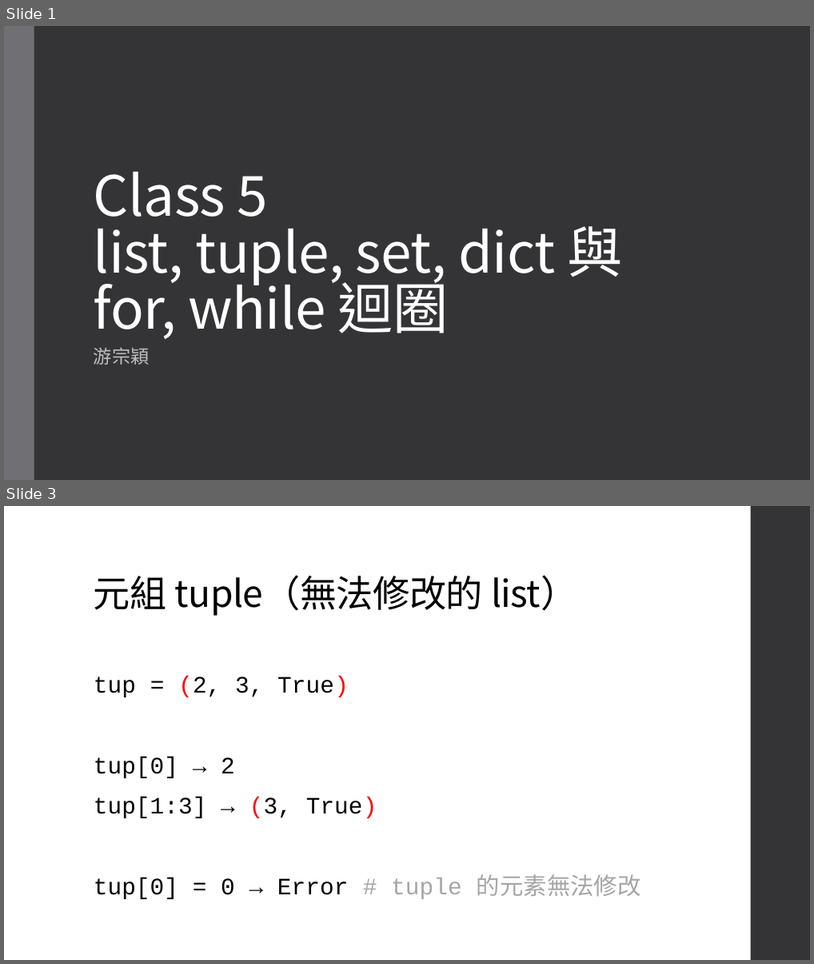
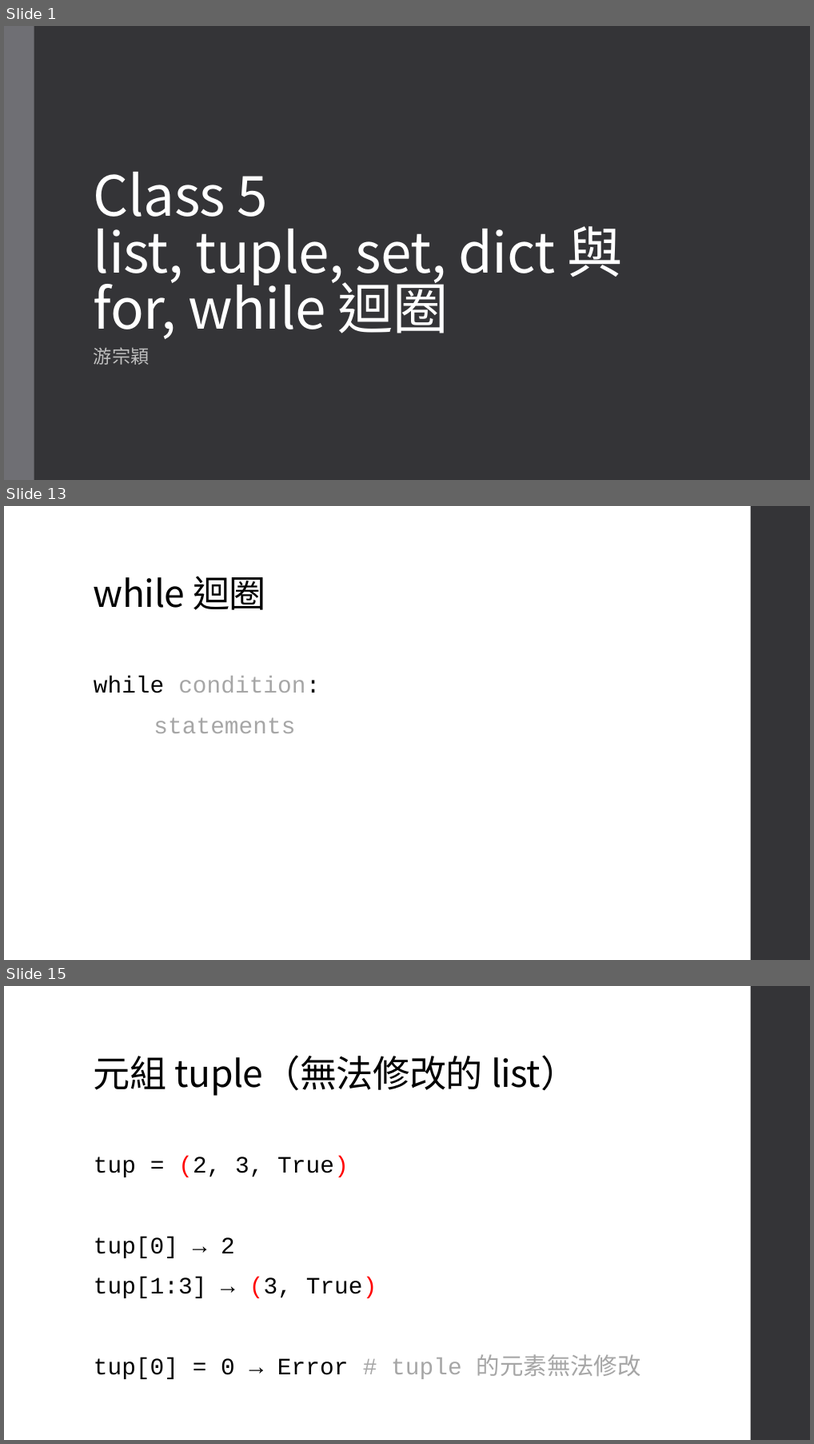
Before and after one commit to an920107/ServiceLearning, a slide deck: Class 5.pptx. Shown one above the other, each under a label of ours: slides 1 and 3 before the commit, slides 1, 13 and 15 after it; the slides between them are not shown. The pictures are 814x964 and 814x1444 pixels, drawn with LibreOffice and Linux fonts; fonts in the diff are those of the drawing. Boxes give left, top, right and bottom in pixels: in the first picture for what was removed or moved away, otherwise in the second. Text is boxed around its words. In the diff, an @@ line names an element or a change of style, - is before the commit and + after.

```diff
--- a/Class 5.pptx
+++ b/Class 5.pptx
@@ slide 13 added at [4,506,810,960], background #FFFFFF; not listed: 1 template element that a slide beside it also shows @@
@@ title added at [94,576,266,610], 44 pt, text #000000 @@
+while 迴圈
@@ text added at [94,676,320,733], 28 pt, text #A6A6A6 @@
+while condition:
+statements
@@ what was slide 3 is now slide 15 @@
```
Also in this commit, not shown: 2 slides changed, 13 other slides added.
